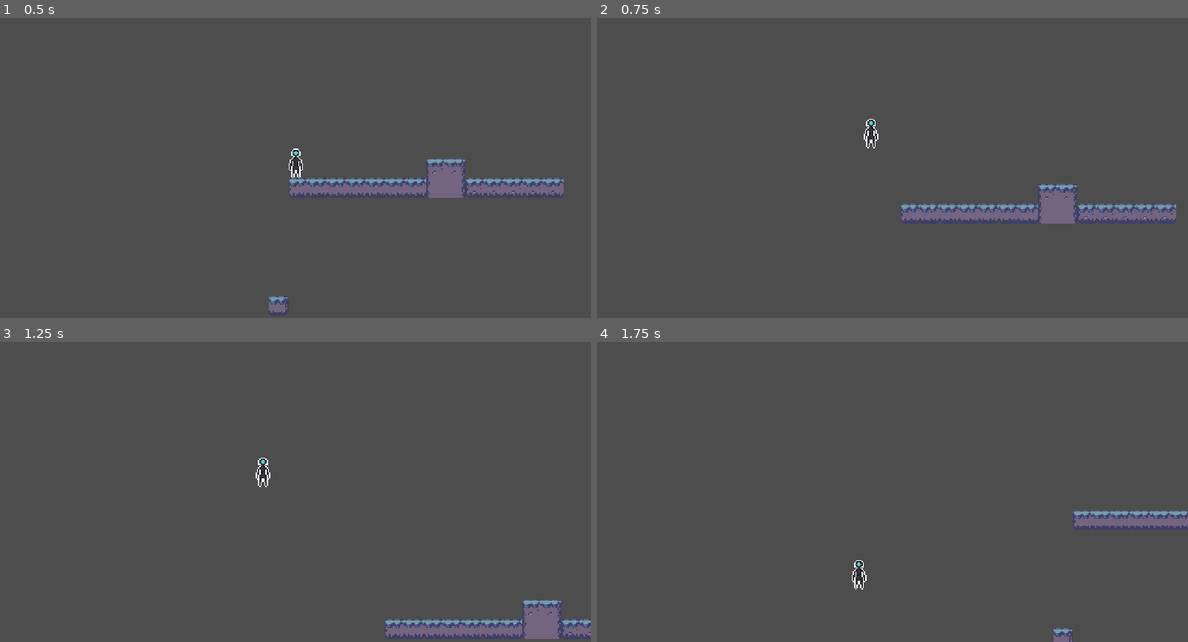
Above: before the commit, frames 1-4 (two rows, left to right).
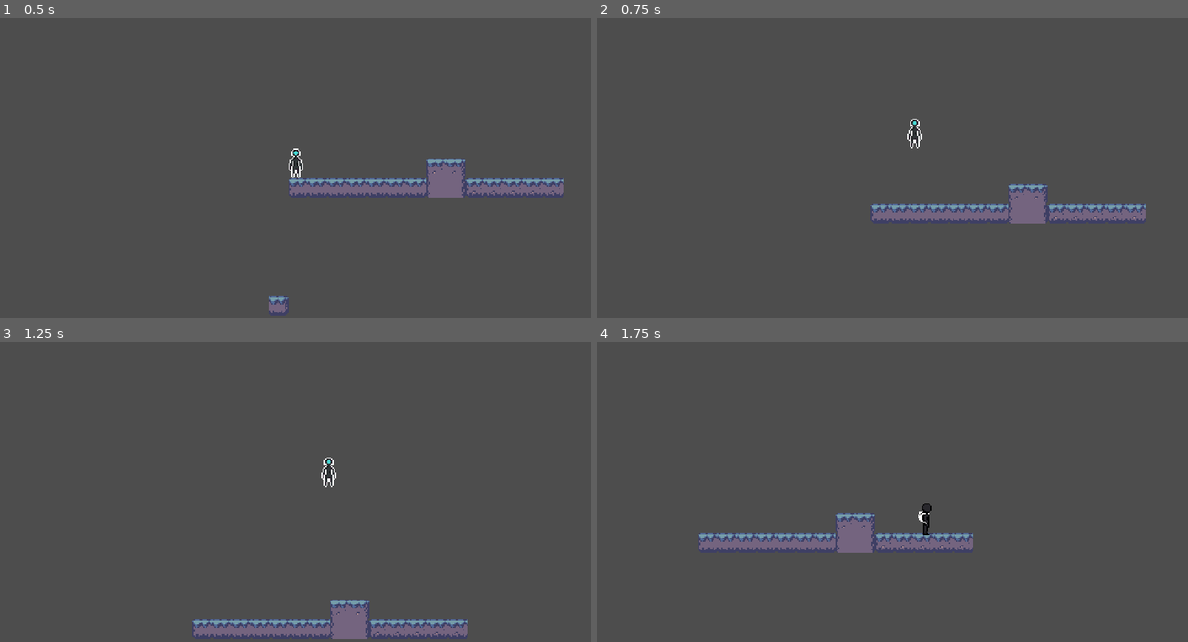
Above: after the commit, the same moments.

Repository: javsorbla/tfg-rotlc
Game: Godot game, scene res://scenes/Tutorial.tscn
Same seed, same stepped clock (60 frames per second), same inputs: the game is played once before the commit and once after it.
Inputs:
- Up to frame 1 (0.5 s): no input
- Up to frame 2 (0.75 s): tap Enter (ui_accept) at 0.5 s; hold Right (ui_right) from 0.53 s (still down)
- Up to frame 3 (1.25 s): keep holding Right (ui_right); tap Enter (ui_accept) at 0.77 s
- Up to frame 4 (1.75 s): keep holding Right (ui_right); tap Enter (ui_accept) at 1.52 s

Frame 1 is identical in both runs. In frame 2, 2.4% of the frame differs, in the area x 45-98%, y 33-69%; in frame 3, 3.8%, in the area x 32-100%, y 38-100%; in frame 4, 3.7%.

Commit message:
feat: arreglar velocidad de movimiento

Diff:
--- a/Juego/player/player.gd
+++ b/Juego/player/player.gd
@@ -1,7 +1,7 @@
 extends CharacterBody2D
 
 
-const SPEED = -150.0
+const SPEED = 150.0
 const JUMP_VELOCITY = -300.0
 const DOUBLE_JUMP_VELOCITY = -350.0
 
